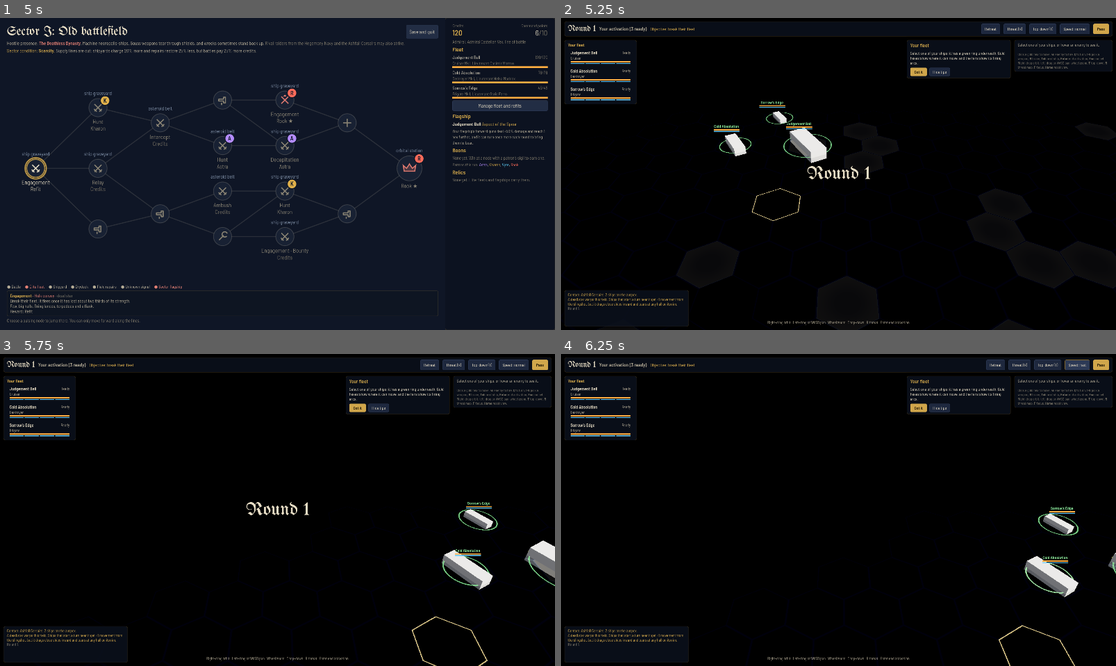
Above: before the commit, frames 1-4 (two rows, left to right).
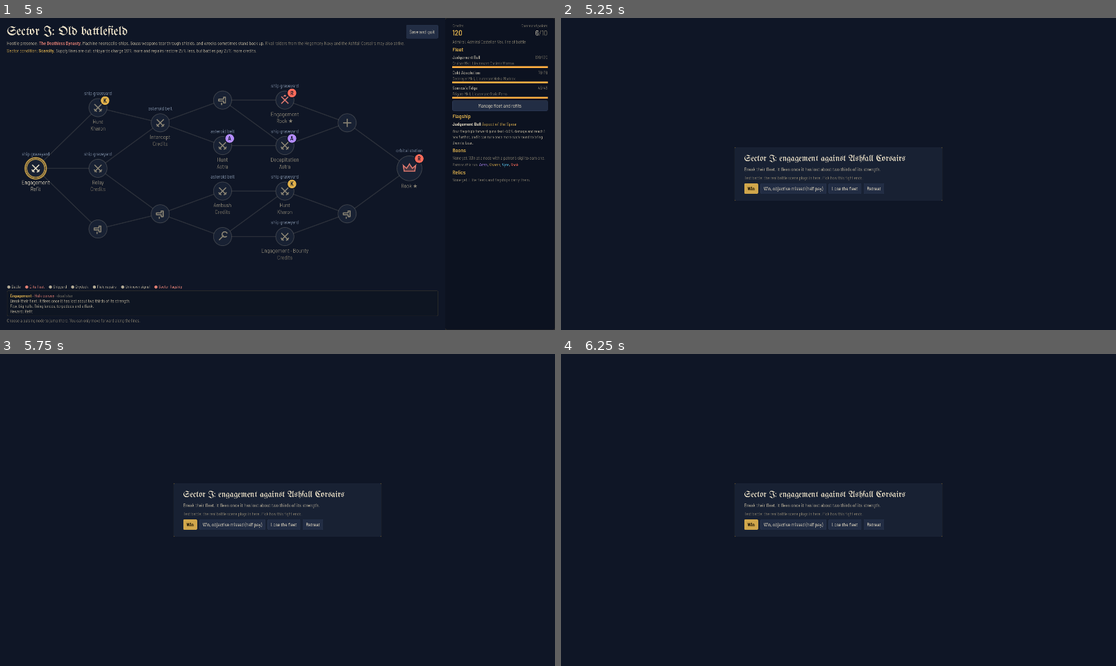
Above: after the commit, the same moments.

Repository: rcbailey12/voidsworn
Game: Godot game, scene res://main/main.tscn
Same seed, same stepped clock (60 frames per second), same inputs: the game is played once before the commit and once after it.
Inputs (mouse positions are in pixels of both pictures, inside the frame that each line leads up to):
- Up to frame 1 (5 s): click "New run" at 0.5 s; click "Launch the crusade" at 1.25 s; click "Take this aspect" at 2 s; click "Manage fleet and refits" at 2.75 s; click "Plot a course" at 3.5 s; tap Enter at 4.25 s; drag from (222, 167) to (333, 105) at 4.27 s
- Up to frame 2 (5.25 s): tap Space (ui_select) at 5 s; drag from (727, 189) to (810, 236) at 5.02 s
- Up to frame 3 (5.75 s): no input
- Up to frame 4 (6.25 s): click (1077, 366) at 5.75 s, where only the run before the commit has a clickable "Speed: normal"

Frame 1 is identical in both runs. In frame 2, 85% of the frame differs, in the area x 0-100%, y 0-100%; in frame 3, 88%; in frame 4, 88%.

Commit message:
G3: campaign plugs into the game shell (main.gd): start, run_over, has_save, real battles
campaign.gd is now a Node with start(main, opts) and run_over, as godot/main/main.gd expects.
Fight nodes hand the battle to main.start_battle(run, cfg) and read the finished rules state
back for losses, experience, prizes and wrecks. Checked headless with main.gd --bot-runs:
whole runs go title to sector 2 boss with real battles. Parity still 30 of 30.

Co-Authored-By: Claude Opus 5.5 <noreply@anthropic.com>
Claude-Session: https://claude.ai/code/session_01VJBdzhr7ytnn2ZtL2Z9aWh

Diff:
--- a/godot/campaign/campaign.gd
+++ b/godot/campaign/campaign.gd
@@ -1,4 +1,4 @@
-extends RefCounted
+extends Node
 # Voidsworn campaign (G3): the rules of a run and its screen flow, a GDScript port of the browser game's core.js (run parts),
 # campaign_run.js, campaign_meta.js and campaign3d.js (pinned copies in test/oracle/). Same names, same order, same maths as the JS.
 #
@@ -11,6 +11,7 @@
 # after every click. Battles go through one function, start_battle(), which uses the stub battle until real battles are hooked in.
 
 signal changed            # the page or the modal changed
+signal run_over(summary: Dictionary)   # the game shell (godot/main/main.gd) takes over again: the player went back to the title
 signal battle_requested   # a battle page is up (external mode): the battle side reads pending_battle and calls finish_battle()
 
 const JSM = preload("res://rules/jsm.gd")
@@ -1772,6 +1773,13 @@
 	var c = {"map": mp, "dep": "line" if cfg["kind"] == "boss" else pick(["line", "line", "flank"]), "obj": ro["enc"], "shape": ro.get("shape"),
 		"arch": nd.get("arch") if (cfg["kind"] != "boss" and nd != null) else null, "mod": nd.get("mod") if (cfg["kind"] != "boss" and nd != null) else null}
 	c.merge(cfg, true)
+	if battle_mode == "external" and main_ref != null:
+		tel("battle_start", {"obj": c["obj"], "kind": c["kind"], "fac": c["fac"]})
+		var acts0 = []
+		A(acts0, "battle", "win"); A(acts0, "battle", "partial"); A(acts0, "battle", "loss")
+		if c["kind"] != "boss": A(acts0, "c3retreat")
+		show_page("battle", {"cfg": c}, acts0)
+		_external_battle(c); return
 	start_battle(c)
 	B["campaign"] = true
 	var sc = sectorCond()
@@ -1783,8 +1791,6 @@
 	A(acts, "battle", "win"); A(acts, "battle", "partial"); A(acts, "battle", "loss")
 	if c["kind"] != "boss": A(acts, "c3retreat")
 	show_page("battle", {"cfg": c}, acts)
-	if battle_mode == "external":
-		pending_battle = c; battle_requested.emit()
 # The one place a battle starts. External mode: battle_setup(run, cfg) builds the real battle (the rules' startBattle, which reseeds
 # the shared PRNG from cfg.seed) and returns its B; the battle scene then plays it and calls finish_battle(result).
 var battle_setup: Callable = Callable()
@@ -1939,3 +1945,78 @@
 			var k = pick(live); k["kills"] = float(k["kills"]) + 1; e["killedBy"] = k["name"]
 	if o == "partial": B["partial"] = true
 	B["over"] = "loss" if loss else "win"
+
+
+# ======================= the game shell hand-off (godot/main/main.gd, see README.md) =======================
+# main.gd loads this script, adds it as a child and calls start(main, opts); a battle goes through main.start_battle(run, cfg, opts),
+# which plays it in the battle scene and returns {result, api, ...}; run_over fires when the player is back at the title.
+var main_ref = null
+var ui_node = null
+var bot_run := false
+var _over_sent := false
+const DEFAULT_SAVE := "user://voidsworn_campaign.json"
+static func has_save() -> bool:
+	if not FileAccess.file_exists(DEFAULT_SAVE): return false
+	var o = JSON.parse_string(FileAccess.get_file_as_string(DEFAULT_SAVE))
+	return o is Dictionary and o.get("run") is Dictionary and not bool(o["run"].get("none", false))
+func start(main, opts: Dictionary = {}) -> void:
+	main_ref = main; bot_run = bool(opts.get("bot", false))
+	var err = load_tables()
+	if err != "":
+		push_error(err); run_over.emit({"result": "error", "errors": [err]}); return
+	battle_mode = "external"
+	JSM.rnd_seed(int(opts["seed"]) if opts.has("seed") else (int(Time.get_unix_time_from_system() * 1000.0) & 0xFFFFFFFF))   # the browser seeds at random on load
+	if bot_run: save_path = "user://campaign_bot_save.json"
+	else:
+		persist_on = true; persist_load()
+		ui_node = load("res://ui/campaign/campaign_ui.gd").new(); ui_node.hide_on_battle = true; add_child(ui_node); ui_node.bind(self)
+	changed.connect(_watch_title)
+	if bool(opts.get("continue", false)) and SAVED_RUN != null: ACT_continueRun()
+	elif opts.get("screen") == "legacy": legacyScreen()
+	elif opts.get("screen") == "help": helpScreen()
+	else: ACT_newRunScreen()
+	if bot_run: _bot_play.call_deferred(int(opts.get("seed", 1)))
+func _watch_title() -> void:
+	if main_ref != null and page["kind"] == "title" and not _over_sent:
+		_over_sent = true; run_over.emit.call_deferred({"result": "quit"})
+func _external_battle(c: Dictionary) -> void:
+	var c2 = c.duplicate(); c2["campaign"] = true   # rules/API.md: the rules roll the mid-battle event as campaign3d.js does
+	var sc = sectorCond()
+	if sc != null and jt(sc.get("war")) and c["kind"] != "boss": c2["event_war"] = true   # sectors at war force reinforcements (asked of G1: roll it after setup)
+	pending_battle = c2; battle_requested.emit()
+	var r: Dictionary = await main_ref.start_battle(RUN, c2, {"bot": bot_run})
+	var api = r.get("api")
+	B = api.R.B if (api != null and api.get("R") != null) else null
+	if B == null:
+		push_error("campaign: the battle returned no state"); return
+	B["campaign"] = true
+	var res = str(r.get("result", ""))
+	if bot_run: print("[campaign] sector %s %s battle against %s: %s" % [numstr(RUN["sector"]), c["kind"], c["fac"], res])
+	if res == "softlock" or not (res in ["win", "loss", "retreat"]):   # a stuck battle never costs the run: the fleet jumps clear (a flagship counts as beaten)
+		_errors.append("battle " + res + " at sector " + numstr(RUN["sector"])); res = "win" if c["kind"] == "boss" else "retreat"
+	if res == "retreat": finishBattle("retreat")
+	else: finish_battle(res)
+var _errors: Array = []
+# A whole run played by the campaign's own scripted player (main.gd --bot-runs): the battles are played by the battle scene's bot.
+func _bot_play(seed: int) -> void:
+	var s = seed; var streak = 0; var steps = 0
+	const STAY = ["closeModal", "buyHull", "buyMod", "repair", "repairAll", "upgradeMk", "sellShip", "sellConfirm", "yardFleet", "equip", "unequip", "promote", "fleetScreen", "pickFaction", "pickAdmiral", "optAlt", "optCmd", "optHeat", "progTab", "buyVariant"]
+	while not ended and steps < 4000:
+		steps += 1
+		if page["kind"] == "battle" and modal_d == null:
+			await get_tree().process_frame
+			continue
+		var acts = screen_acts().filter(func(x): return x[2] == 1 and not (x[0] in ["legacy", "help", "saveQuit", "title", "abandonRun", "battle", "c3retreat"]))
+		if streak >= 8:
+			var go = acts.filter(func(x): return not (x[0] in STAY))
+			if go.size() > 0: acts = go
+		if acts.is_empty():
+			_errors.append("no button to press on " + str(page["kind"])); break
+		s = (s * 1103515245 + 12345) % 2147483648
+		var x = acts[(s >> 16) % acts.size()]
+		streak = streak + 1 if x[0] in STAY else 0
+		act(x[0], x[1])
+		if steps % 10 == 0: await get_tree().process_frame
+	var st = META["stats"]
+	var won = page["kind"] == "end" and bool(page["data"].get("victory", false))
+	run_over.emit({"result": "win" if won else ("loss" if ended else "softlock"), "steps": steps, "sector": page["data"]["run"]["sector"] if page["kind"] == "end" else (RUN["sector"] if RUN != null else 0), "errors": _errors})
--- a/godot/campaign/test/parity_campaign.gd
+++ b/godot/campaign/test/parity_campaign.gd
@@ -33,6 +33,7 @@
 		var f := FileAccess.open(a[0].path_join("c%d.jsonl" % seed), FileAccess.WRITE); f.store_string("\n".join(lines) + "\n"); f.close()
 		print("seed %d: %s" % [seed, (str(n) + " steps") if n > 0 else ("FAILED at step " + str(-n))])
 		if n <= 0: bad += 1
+	C.free()
 	quit(1 if bad > 0 else 0)
 
 func bot_next() -> int:
--- a/godot/scenes/campaign/campaign_scene.gd
+++ b/godot/scenes/campaign/campaign_scene.gd
@@ -14,7 +14,7 @@
 var ui
 
 func _ready() -> void:
-	C = CampaignScript.new()
+	C = CampaignScript.new(); add_child(C)
 	var err = C.load_tables()
 	if err != "":
 		push_error(err); get_tree().quit(1); return
Not shown, changed: godot/campaign/README.md
